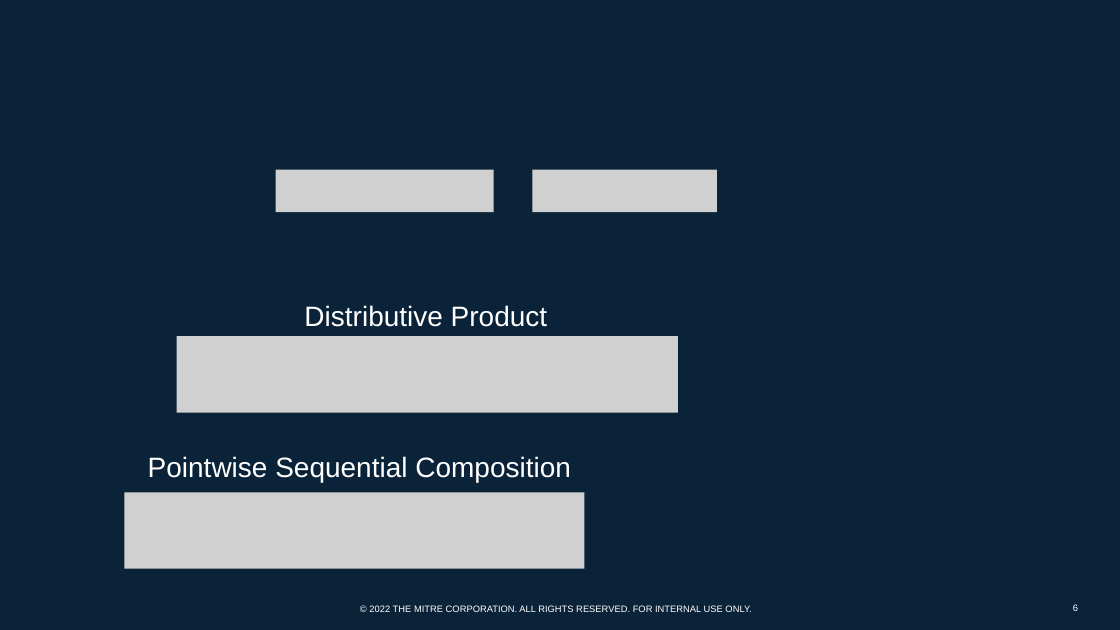
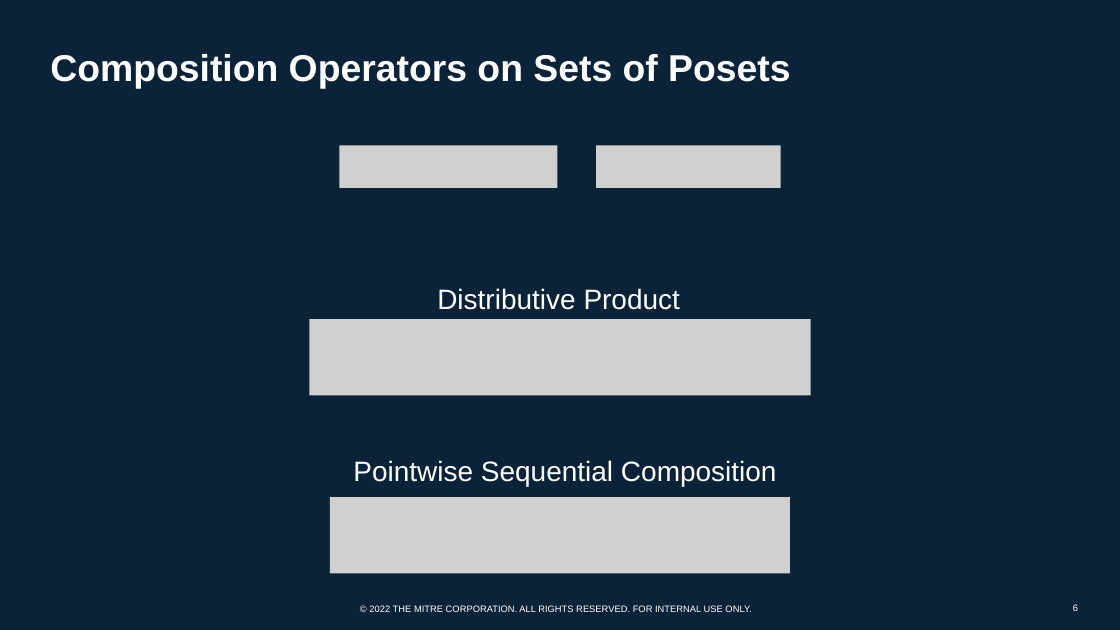
Before and after one commit to pauldavidrowe/pauldavidrowe.github.io, a slide deck: slide 6 of papers/On-orderings-in-security-models.pptx. Drawn at 1120x630 pixels with LibreOffice and Linux fonts; fonts in the diff are those of the drawing; grey boxes stand for pictures; background and template pictures are left out. Boxes give left, top, right and bottom in pixels: in the first picture for what was removed or moved away, otherwise in the second. Text is boxed around its words. In the diff, an @@ line names an element or a change of style, - is before the commit and + after.

Commit message:
revised slides

```diff
--- a/papers/On-orderings-in-security-models.pptx
+++ b/papers/On-orderings-in-security-models.pptx
@@ title added at [50,54,790,89], 32 pt, text #FFFFFF, bold @@
+Composition Operators on Sets of Posets
@@ picture added at [339,145,558,187] @@
@@ picture added at [597,145,781,187] @@
@@ picture removed at [276,170,494,212] @@
@@ picture removed at [533,170,718,212] @@
@@ text "Distributive Product": place and size @@
-text "Distributive Product" at [304,305,547,327]
+text "Distributive Product" at [437,288,680,310]
@@ picture: place and size @@
-picture at [176,336,678,413]
+picture at [309,319,811,396]
@@ text "Pointwise Sequential Composition": place and size @@
-text "Pointwise Sequential Composition" at [148,456,571,482]
+text "Pointwise Sequential Composition" at [353,460,777,487]
@@ picture: place and size @@
-picture at [124,492,585,569]
+picture at [330,497,791,574]
```
